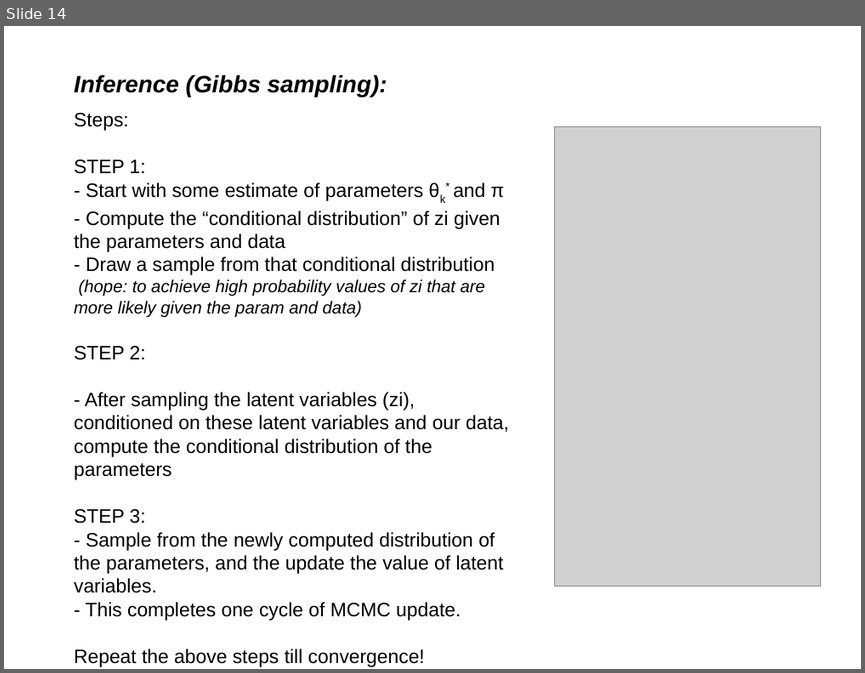
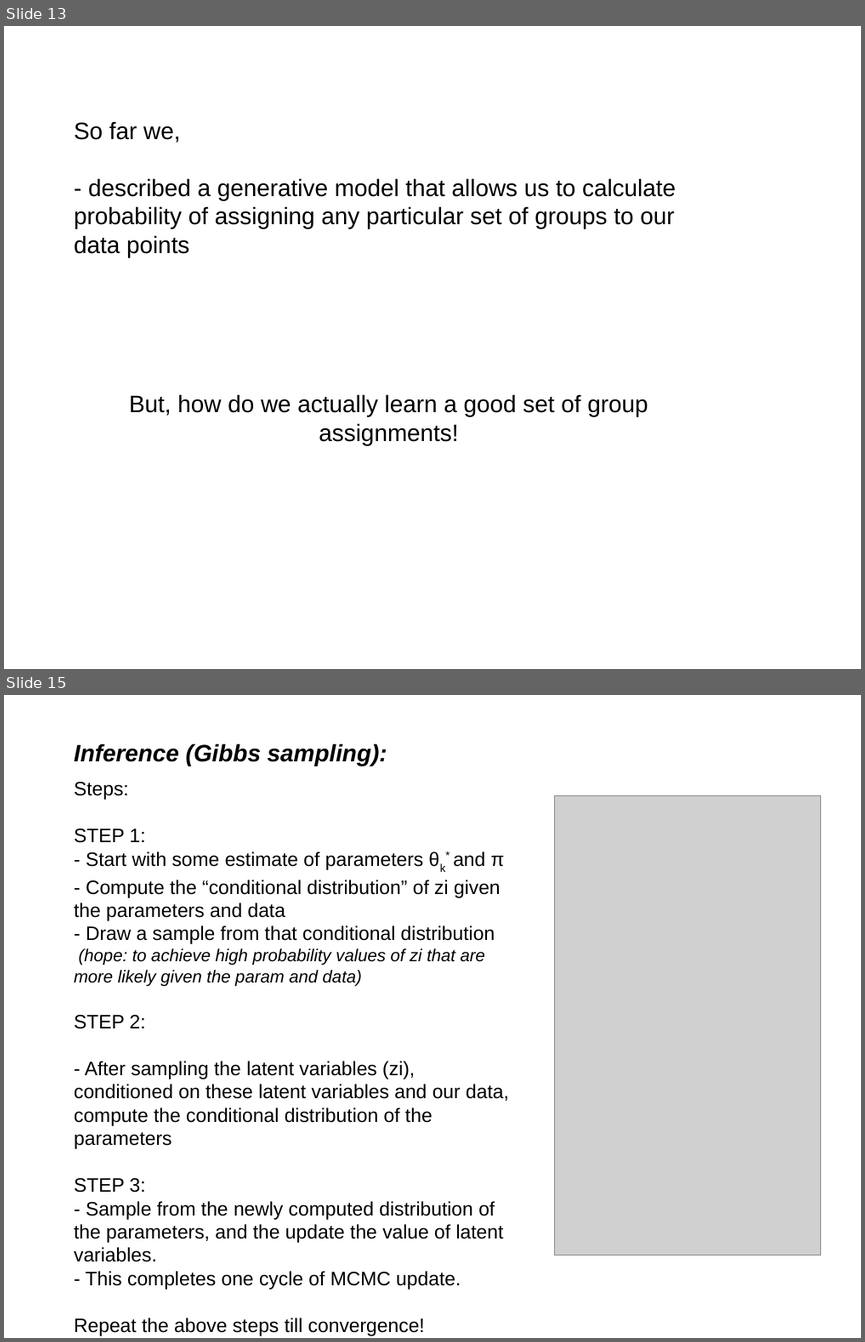
Before and after one commit to afcarl/Dirichlet_Processes, a slide deck: version_2.odp. Shown one above the other, each under a label of ours: slide 14 before the commit, slides 13 and 15 after it; the slides between them are not shown. The pictures are 865x673 and 865x1342 pixels, drawn with LibreOffice and Linux fonts; fonts in the diff are those of the drawing; grey boxes stand for pictures. Boxes give left, top, right and bottom in pixels: in the first picture for what was removed or moved away, otherwise in the second. Text is boxed around its words. In the diff, an @@ line names an element or a change of style, - is before the commit and + after.

```diff
--- a/version_2.odp
+++ b/version_2.odp
@@ slide 13 added at bbox=[4, 26, 861, 669], background #FFFFFF @@
@@ text added at bbox=[74, 121, 676, 257], 22 pt, text #000000 @@
+So far we,
+- described a generative model that allows us to calculate probability of assigning any particular set of groups to our data points
@@ text added at bbox=[129, 394, 647, 445], 22 pt, text #000000 @@
+But, how do we actually learn a good set of group assignments!
@@ what was slide 14 is now slide 15 @@
```
Also in this commit, not shown: 2 slides changed.
